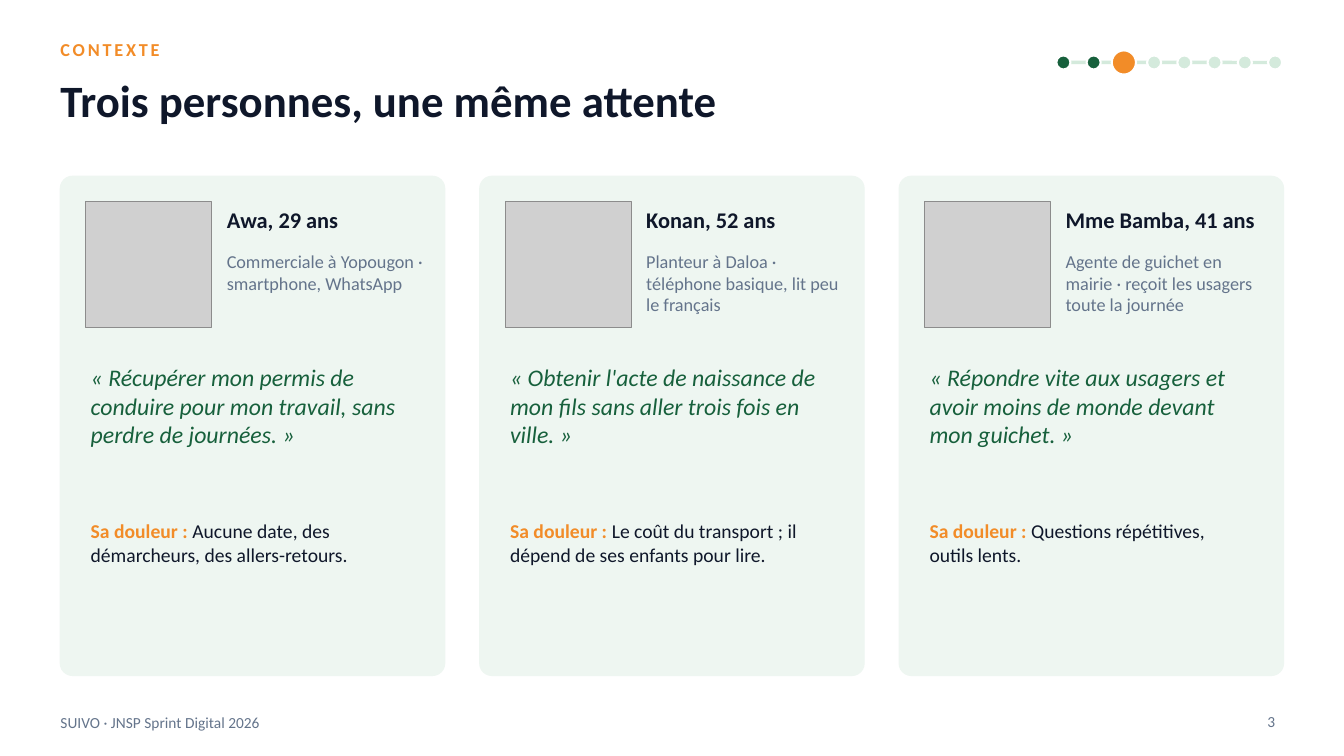
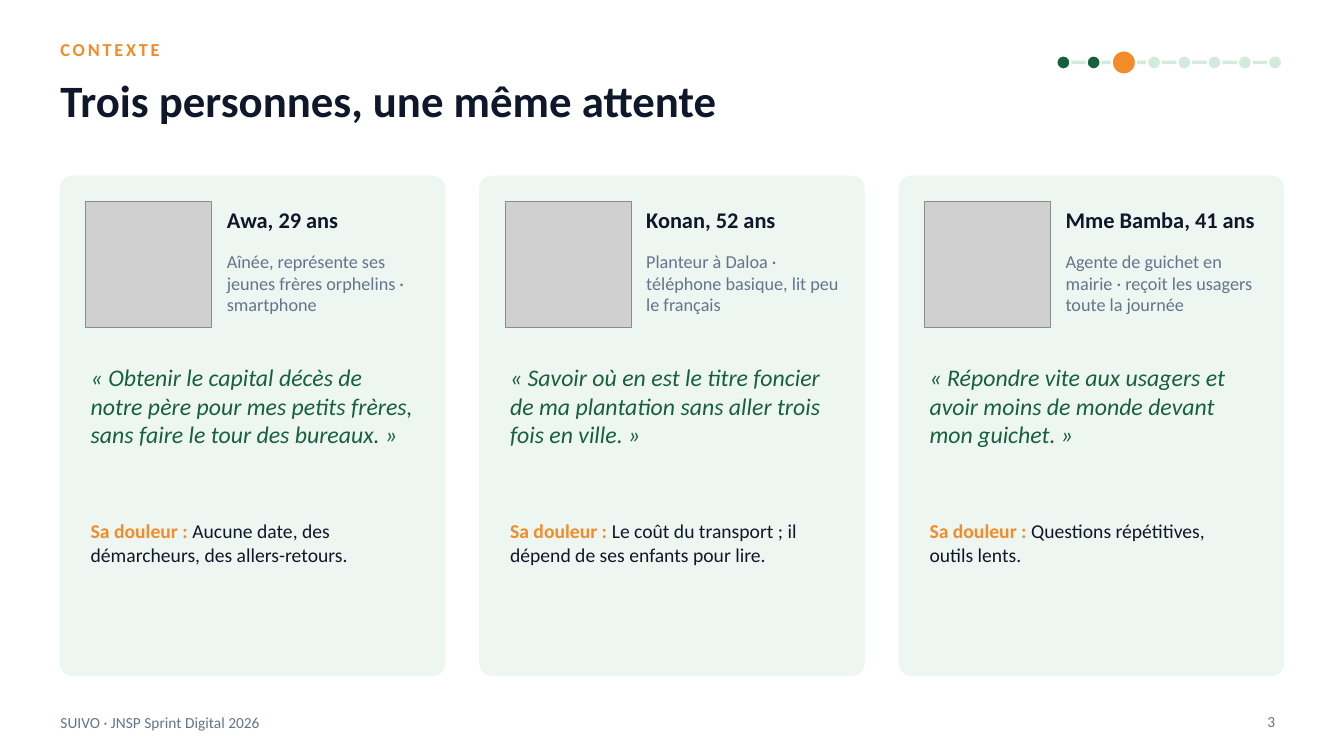
Before and after one commit to karl94/blog, a slide deck: slide 3 of jnsp-sprint-digital/08-pitch-deck/SUIVO-pitch-illustre.pptx. Drawn at 1344x756 pixels with LibreOffice and Linux fonts; fonts in the diff are those of the drawing; grey boxes stand for pictures. Boxes give left, top, right and bottom in pixels: in the first picture for what was removed or moved away, otherwise in the second. Text is boxed around its words. In the diff, an @@ line names an element or a change of style, - is before the commit and + after.

```diff
--- a/jnsp-sprint-digital/08-pitch-deck/SUIVO-pitch-illustre.pptx
+++ b/jnsp-sprint-digital/08-pitch-deck/SUIVO-pitch-illustre.pptx
@@ text at <box>227,255,395,314</box>: text changed @@
-Commerciale à Yopougon · smartphone, WhatsApp
+Aînée, représente ses jeunes frères orphelins · smartphone
@@ text at <box>91,369,413,446</box>: text changed @@
-« Récupérer mon permis de conduire pour mon travail, sans perdre de journées. »
+« Obtenir le capital décès de notre père pour mes petits frères, sans faire le tour des bureaux. »
@@ text at <box>510,369,820,446</box>: text changed @@
-« Obtenir l'acte de naissance de mon fils sans aller trois fois en ville. »
+« Savoir où en est le titre foncier de ma plantation sans aller trois fois en ville. »
```
Also in this commit, not shown: 1 other slide changed, 24 other files.
